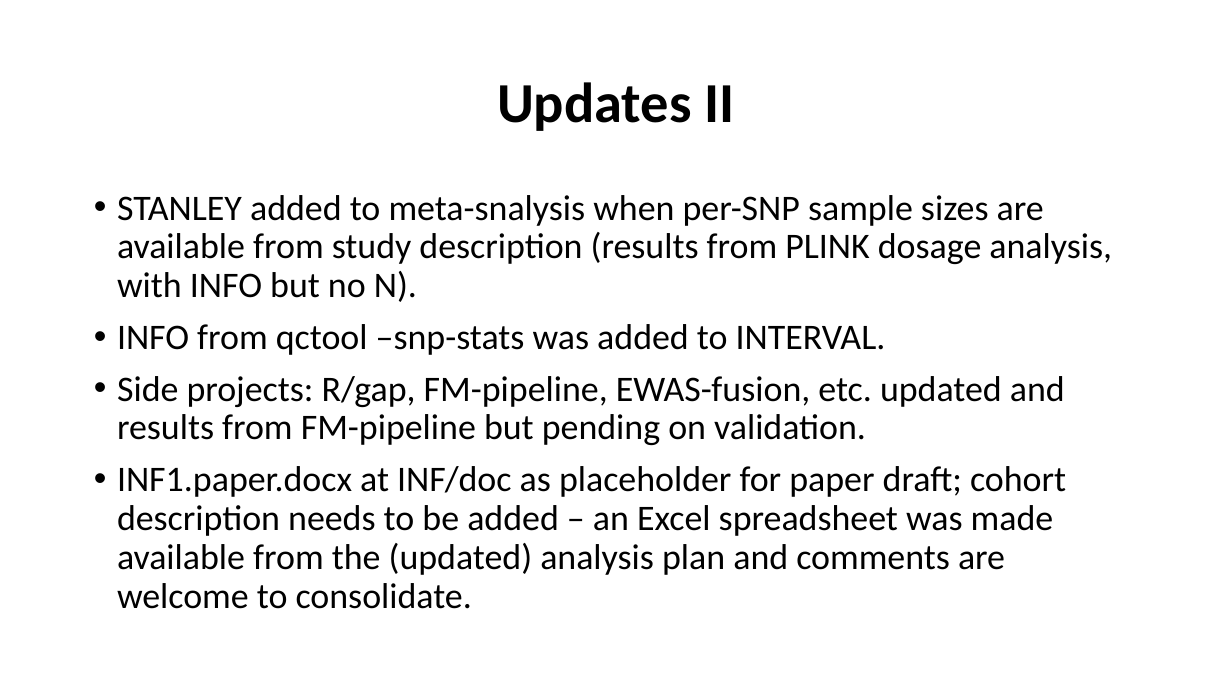
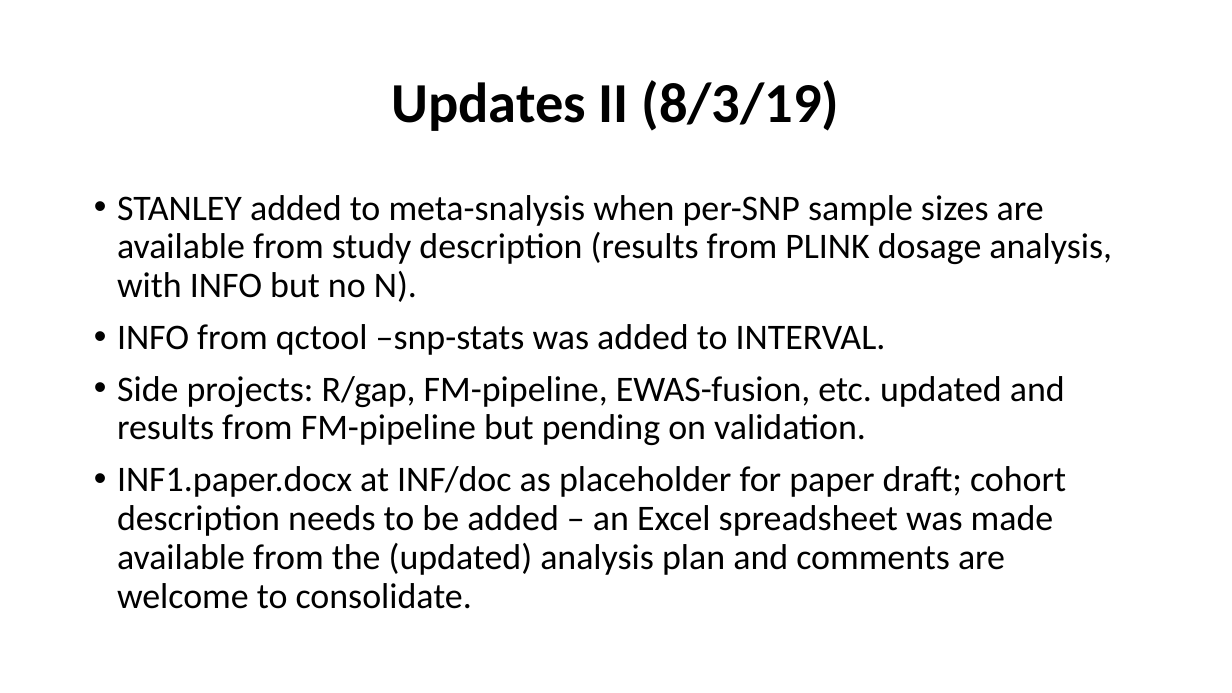
Before and after one commit to jinghuazhao/INF, a slide deck: slide 14 of doc/SCALLOP_INF1-120419.pptx (slide 11 before the commit). Drawn at 1232x693 pixels with LibreOffice and Linux fonts; fonts in the diff are those of the drawing. Boxes give left, top, right and bottom in pixels: in the first picture for what was removed or moved away, otherwise in the second. Text is boxed around its words. In the diff, an @@ line names an element or a change of style, - is before the commit and + after.

```diff
--- a/doc/SCALLOP_INF1-120419.pptx
+++ b/doc/SCALLOP_INF1-120419.pptx
@@ title at box(392, 80, 840, 131): text changed @@
-Updates II
+Updates II (8/3/19)
```
Also in this commit, not shown: 6 other slides changed, 5 slides added, 2 slides removed.
